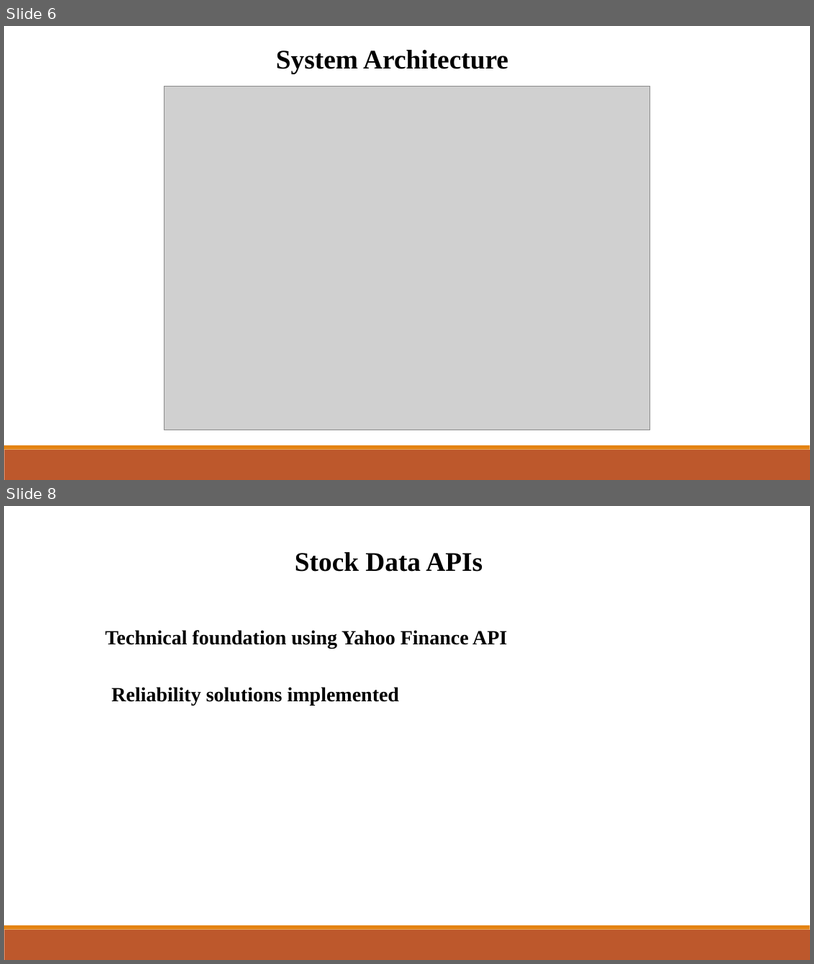
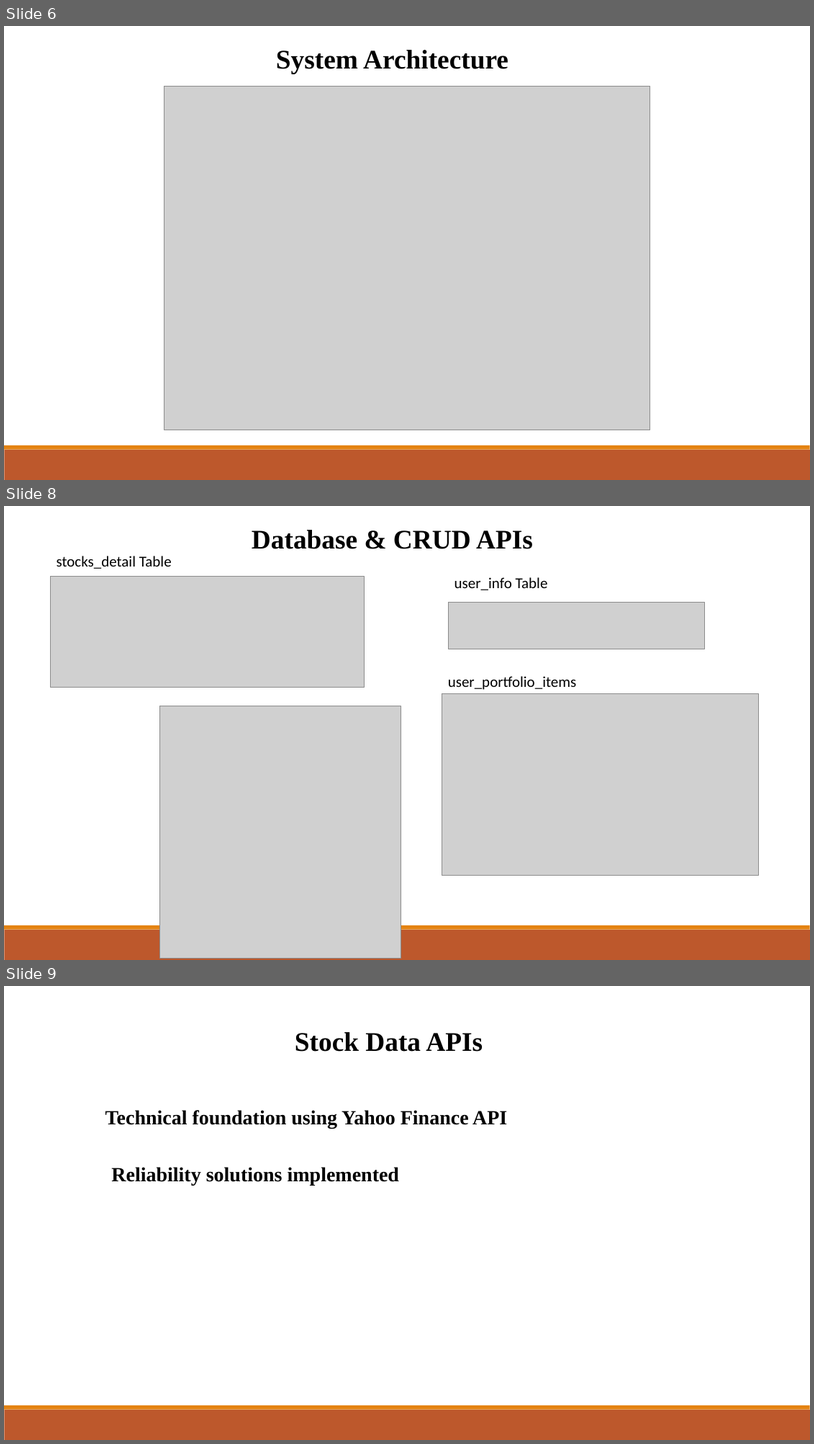
Before and after one commit to mimanchiou/seven, a slide deck: Final_ppt.pptx. Shown one above the other, each under a label of ours: slides 6 and 8 before the commit, slides 6, 8 and 9 after it; the slides between them are not shown. The pictures are 814x964 and 814x1444 pixels, drawn with LibreOffice and Linux fonts; fonts in the diff are those of the drawing; grey boxes stand for pictures. Boxes give left, top, right and bottom in pixels: in the first picture for what was removed or moved away, otherwise in the second. Text is boxed around its words. In the diff, an @@ line names an element or a change of style, - is before the commit and + after.

```diff
--- a/Final_ppt.pptx
+++ b/Final_ppt.pptx
@@ slide 8 added at bbox=[4, 506, 810, 960], background #FFFFFF; not listed: 2 template elements that a slide beside it also shows @@
@@ text added at bbox=[252, 530, 533, 549], 32 pt, text #000000, bold @@
+Database & CRUD APIs
@@ text added at bbox=[57, 556, 172, 569], 18 pt, text #000000 @@
+stocks_detail Table
@@ picture added at bbox=[51, 576, 365, 687] @@
@@ text added at bbox=[455, 577, 548, 590], 18 pt, text #000000 @@
+user_info Table
@@ picture added at bbox=[449, 602, 705, 649] @@
@@ text added at bbox=[448, 676, 576, 690], 18 pt, text #000000 @@
+user_portfolio_items
@@ picture added at bbox=[442, 693, 759, 875] @@
@@ picture added at bbox=[160, 705, 401, 957] @@
@@ what was slide 8 is now slide 9 @@
```
Also in this commit, not shown: 1 slide changed.
